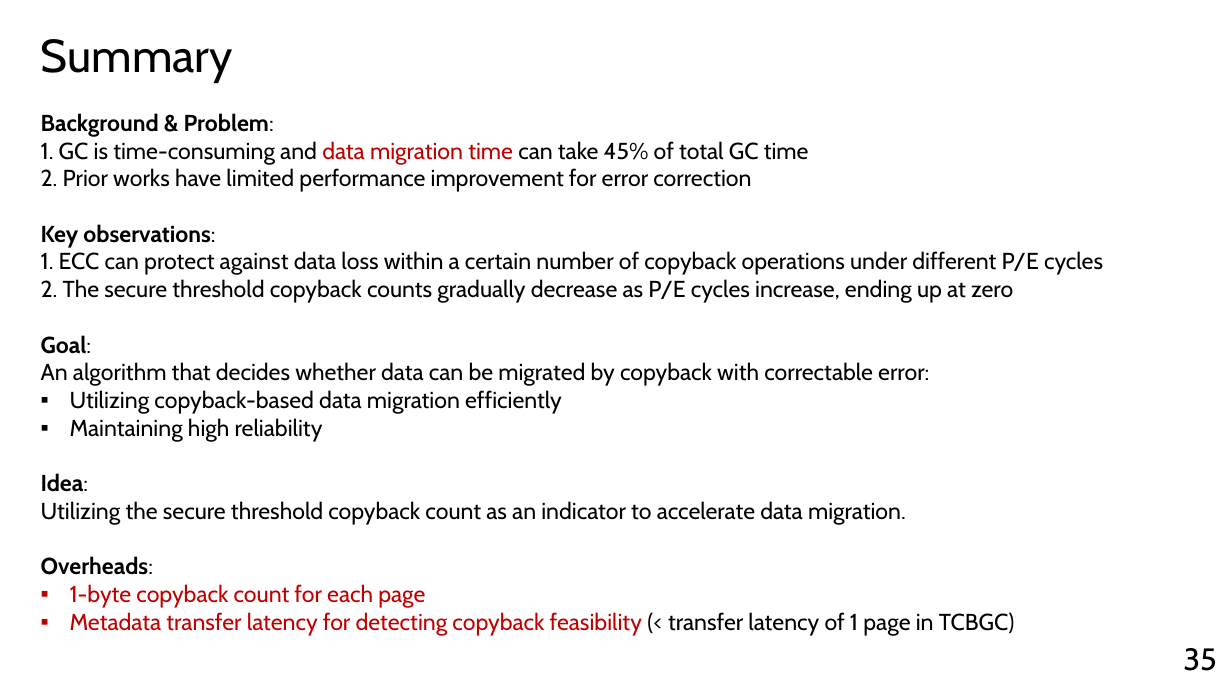
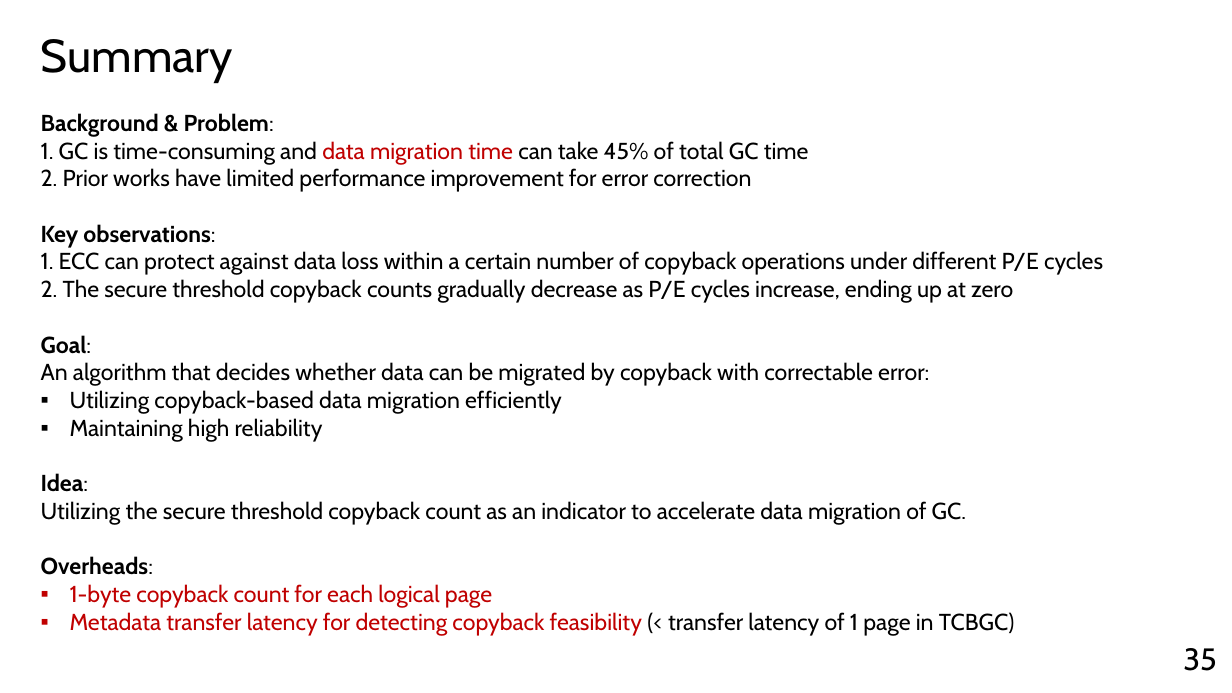
Before and after one commit to yousei-github/StudyNotes, a slide deck: slide 35 of temp/Presentation_Yang Sheng.pptx. Drawn at 1232x693 pixels with LibreOffice and Linux fonts; fonts in the diff are those of the drawing. Boxes give left, top, right and bottom in pixels: in the first picture for what was removed or moved away, otherwise in the second. Text is boxed around its words. In the diff, an @@ line names an element or a change of style, - is before the commit and + after.

```diff
--- a/temp/Presentation_Yang Sheng.pptx
+++ b/temp/Presentation_Yang Sheng.pptx
@@ text at (41,501,966,525): text changed @@
-Utilizing the secure threshold copyback count as an indicator to accelerate data migration.
+Utilizing the secure threshold copyback count as an indicator to accelerate data migration of GC.
@@ text at (70,584,492,608): text changed @@
-▪ 1-byte copyback count for each page
+▪ 1-byte copyback count for each logical page
```
Also in this commit, not shown: 3 other slides changed.
